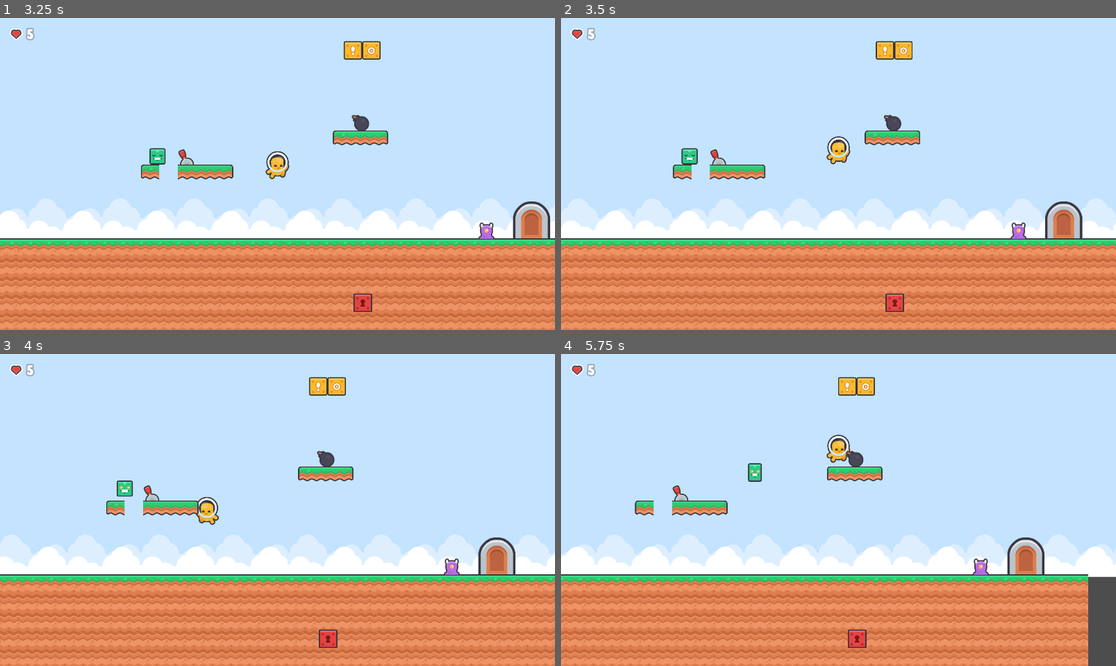
Above: before the commit, frames 1-4 (two rows, left to right).
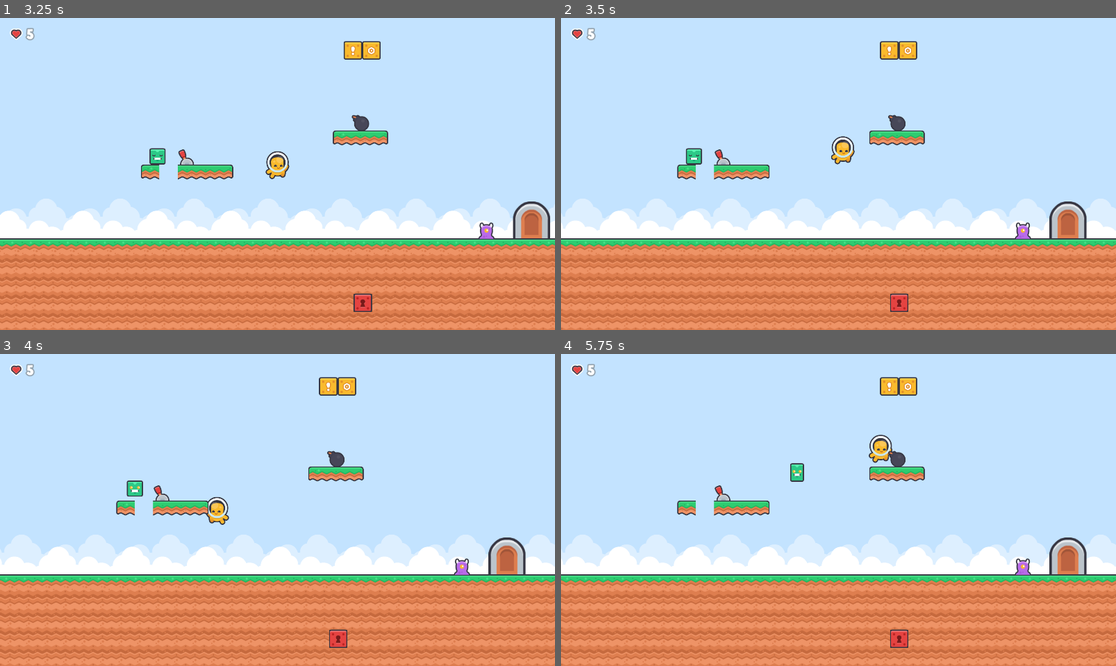
Above: after the commit, the same moments.

Repository: wotiwan/ramio
Game: Godot game, scene res://scenes/UI/main_menu.tscn
The game is run twice, just before and just after one commit, with the same random seed, the same clock (stepped at 60 frames per second) and the same inputs.
Inputs:
- Up to frame 1 (3.25 s): click "Play" at 0.5 s; click "3" at 1.25 s; hold Shift (sprint) 2.03-2.78 s; hold Right (ui_right) from 2.03 s (still down); tap Up (ui_up) at 2.27, 3.02 s; tap Shift (sprint) at 2.85 s
- Up to frame 2 (3.5 s): keep holding Right (ui_right)
- Up to frame 3 (4 s): release Right (ui_right) at 3.53 s; hold Left (ui_left) from 3.53 s (still down); hold Shift (sprint) from 3.53 s (still down)
- Up to frame 4 (5.75 s): release Left (ui_left) at 4.28 s; release Shift (sprint) at 4.28 s; hold Right (ui_right) from 4.28 s (still down); tap Shift (sprint) at 4.35 s; tap Up (ui_up) at 4.52, 5.27 s; hold Shift (sprint) from 5.03 s (still down)

Frame 1 is identical in both runs. In frame 2, 7.1% of the frame differs, in the area x 0-100%, y 7-100%; in frame 3, 6.7%; in frame 4, 14%.

Commit message:
camera positioning fix for 3rd level

Diff:
--- a/scenes/third_scene.tscn
+++ b/scenes/third_scene.tscn
@@ -38,7 +38,7 @@
 [sub_resource type="CircleShape2D" id="CircleShape2D_2r8qc"]
 radius = 168.19037
 
-[node name="second_scene" type="Node2D"]
+[node name="third_scene" type="Node2D"]
 position = Vector2(16, 24)
 script = ExtResource("1_2r8qc")
 
--- a/scripts/player.gd
+++ b/scripts/player.gd
@@ -39,6 +39,8 @@
 	if get_tree().current_scene.name == "second_scene":
 		cam_limit_right = 6800
 	camera.limit_right = cam_limit_right
+
+	print(camera.limit_right)
 
 func handle_collisions(delta: float):
 	var platform = null
